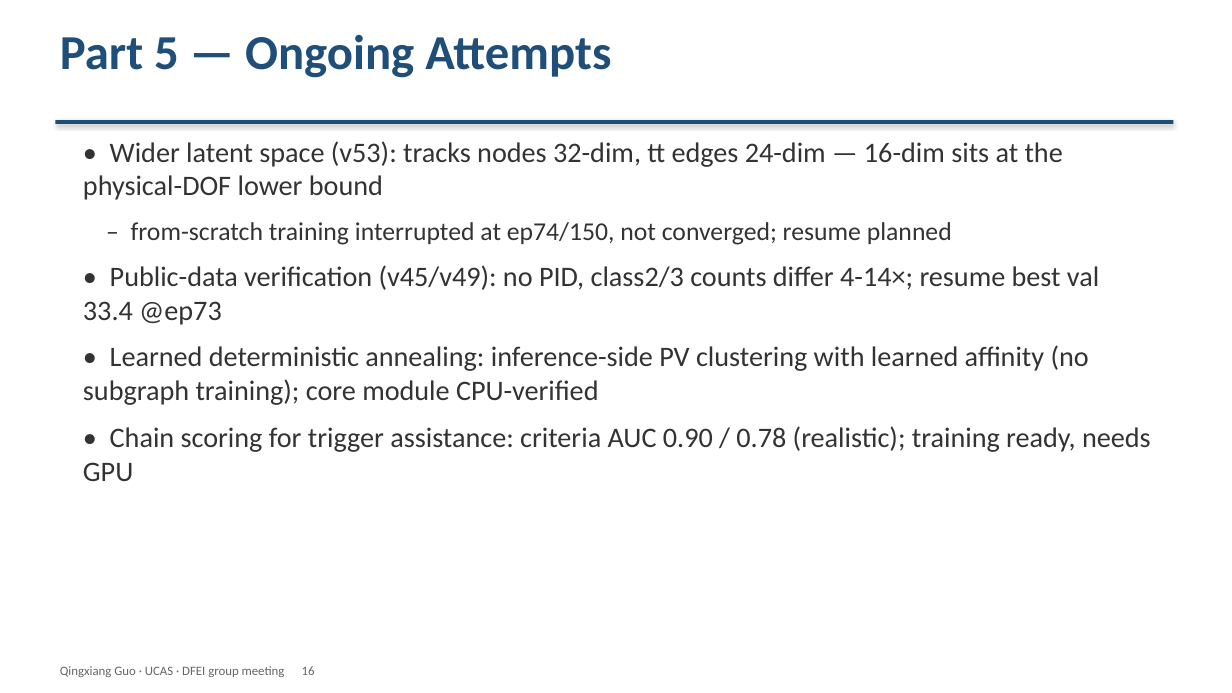
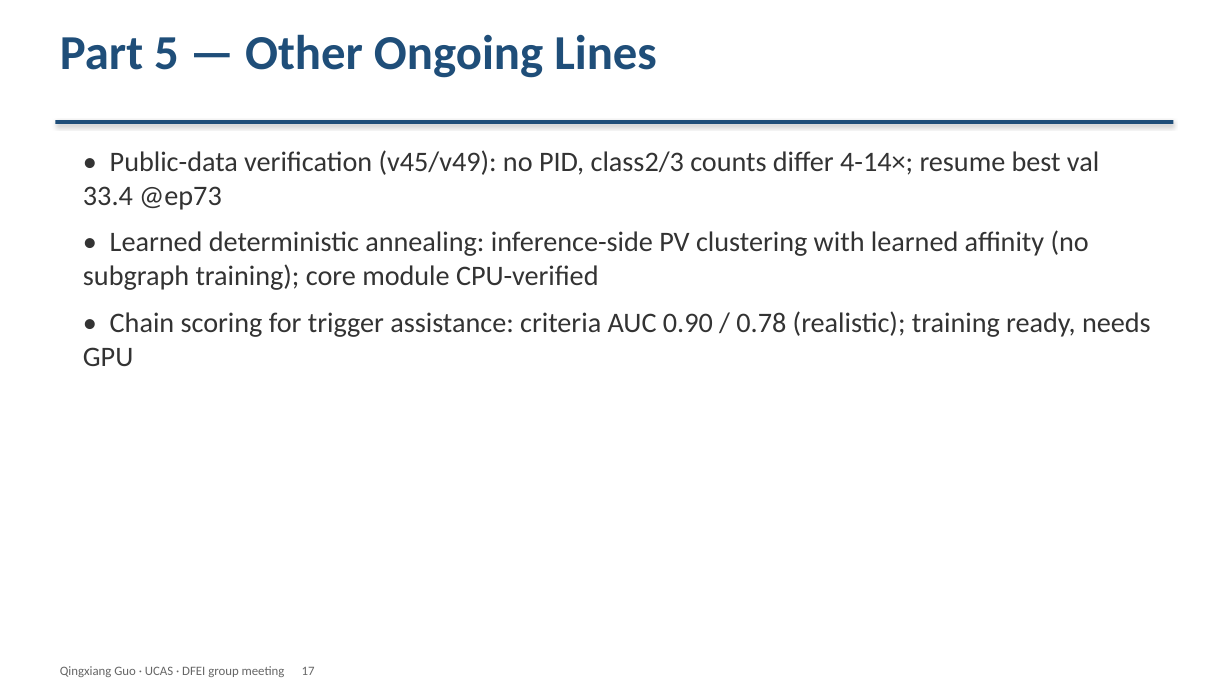
Before and after one commit to Aniedrew/dfei_ift, a slide deck: slide 17 of meeting_figs/DFEI_progress_20260902_EN.pptx (slide 16 before the commit). Drawn at 1232x693 pixels with LibreOffice and Linux fonts; fonts in the diff are those of the drawing. Boxes give left, top, right and bottom in pixels: in the first picture for what was removed or moved away, otherwise in the second. Text is boxed around its words. In the diff, an @@ line names an element or a change of style, - is before the commit and + after.

Commit message:
docs: rewrite Part 4 as latent-space argument; drop the PV part
- S15: more heads made things worse (v48: aux 0.877 > main 0.559,
  AllParticles 55.9 -> 50.6) -> the 16-dim space is saturated
- S16: size the latent space from physics — new latent_dof figure
  (track ~12-14 physical DOF + serves 9 heads -> 16-dim at the lower
  bound; v53 widens nodes 32 / tt edges 24)
- S17: slimmed Part 5 (public data, learned DA, chain scorer);
  S18: next steps; PV-subgraph line removed entirely (18 pages)

```diff
--- a/meeting_figs/DFEI_progress_20260902_EN.pptx
+++ b/meeting_figs/DFEI_progress_20260902_EN.pptx
@@ text at [60,34,657,78]: text changed @@
-Part 5 — Ongoing Attempts
+Part 5 — Other Ongoing Lines
@@ text "• Public-data verification (v45/v49): no ...": place and size @@
-text "• Public-data verification (v45/v49): no ..." at [83,141,1151,481]
+text "• Public-data verification (v45/v49): no ..." at [83,150,1151,366]
@@ text at [83,141,1063,245]: paragraphs removed @@
-• Wider latent space (v53): tracks nodes 32-dim, tt edges 24-dim — 16-dim sits at the physical-DOF lower bound
-– from-scratch training interrupted at ep74/150, not converged; resume planned
@@ text at [60,666,315,677]: text changed @@
-Qingxiang Guo · UCAS · DFEI group meeting 16
+Qingxiang Guo · UCAS · DFEI group meeting 17
```
Also in this commit, not shown: 2 other slides changed, 2 slides added, 1 slide removed, 3 other files.
